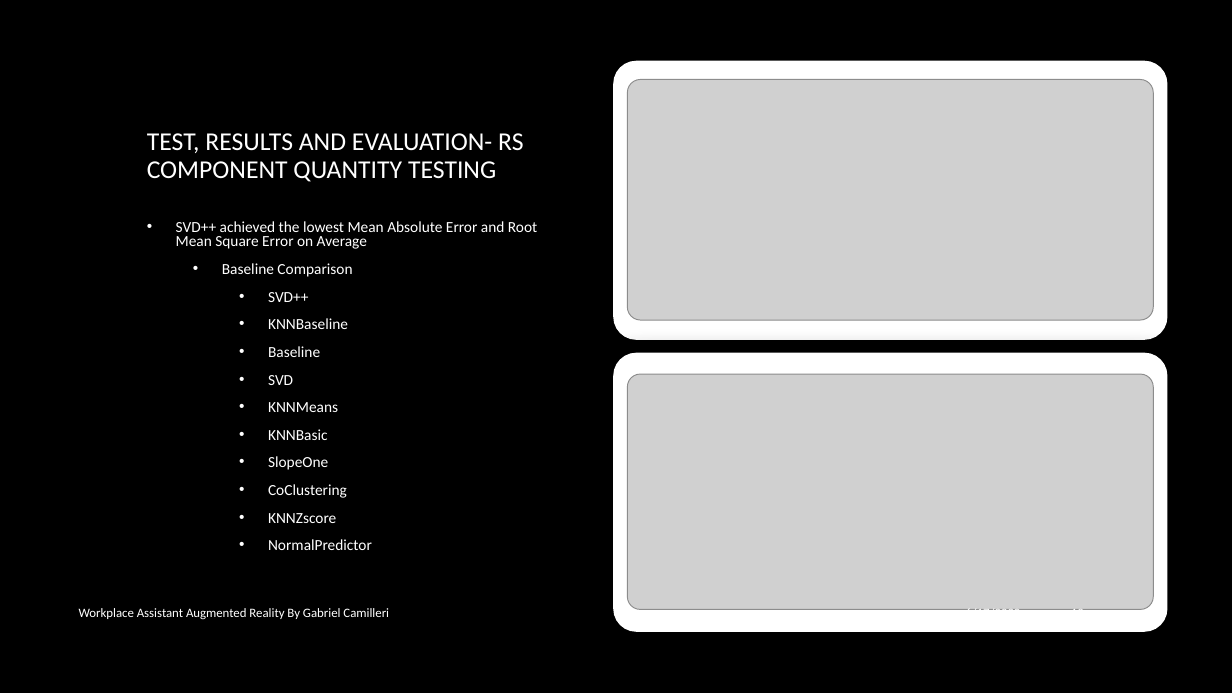
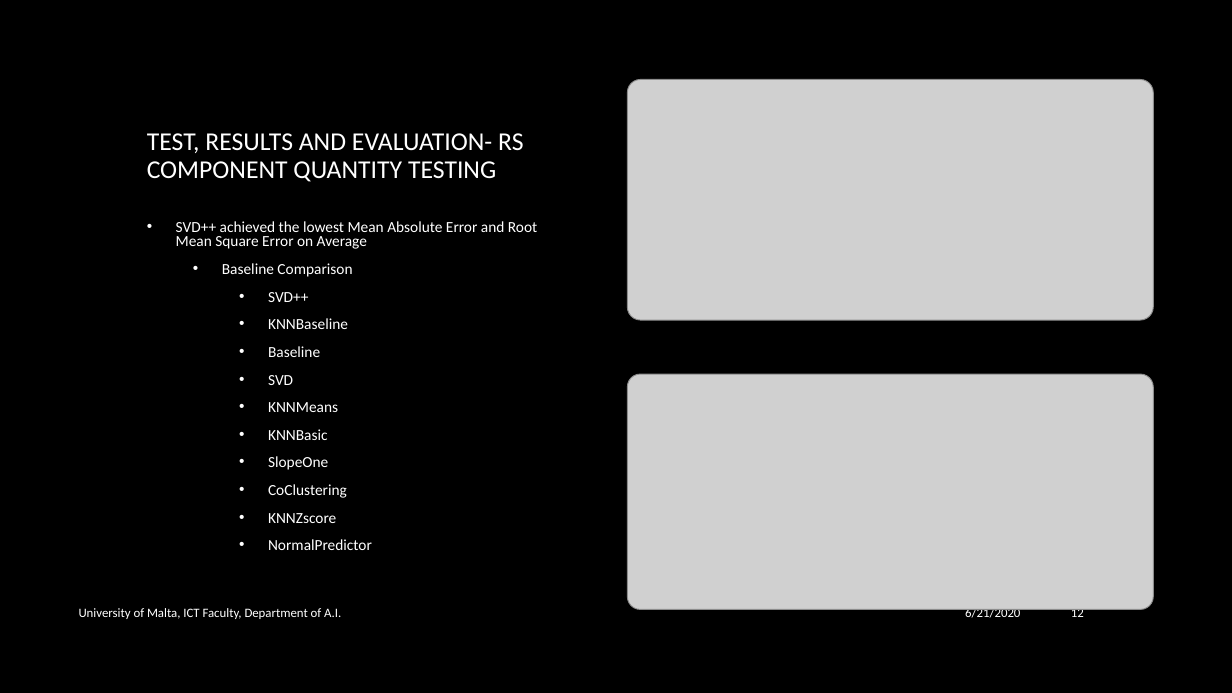
Before and after one commit to Gabbu98/FYPWAAR, a slide deck: slide 12 of viva/Workplace_Assistant_Augmented_Reality.pptx. Drawn at 1232x693 pixels with LibreOffice and Linux fonts; fonts in the diff are those of the drawing; grey boxes stand for pictures; background and template pictures are left out. Boxes give left, top, right and bottom in pixels: in the first picture for what was removed or moved away, otherwise in the second. Text is boxed around its words. In the diff, an @@ line names an element or a change of style, - is before the commit and + after.

```diff
--- a/viva/Workplace_Assistant_Augmented_Reality.pptx
+++ b/viva/Workplace_Assistant_Augmented_Reality.pptx
@@ rounded rectangle removed at [616, 63, 1165, 337] @@
@@ rounded rectangle removed at [616, 355, 1165, 629] @@
@@ text at [79, 608, 341, 619]: text changed @@
-Workplace Assistant Augmented Reality By Gabriel Camilleri
+University of Malta, ICT Faculty, Department of A.I.
@@ text at [965, 606, 1020, 617]: text changed @@
-6/17/2020
+6/21/2020
```
Also in this commit, not shown: 15 other slides changed, 1 slide added, 2 other files.
